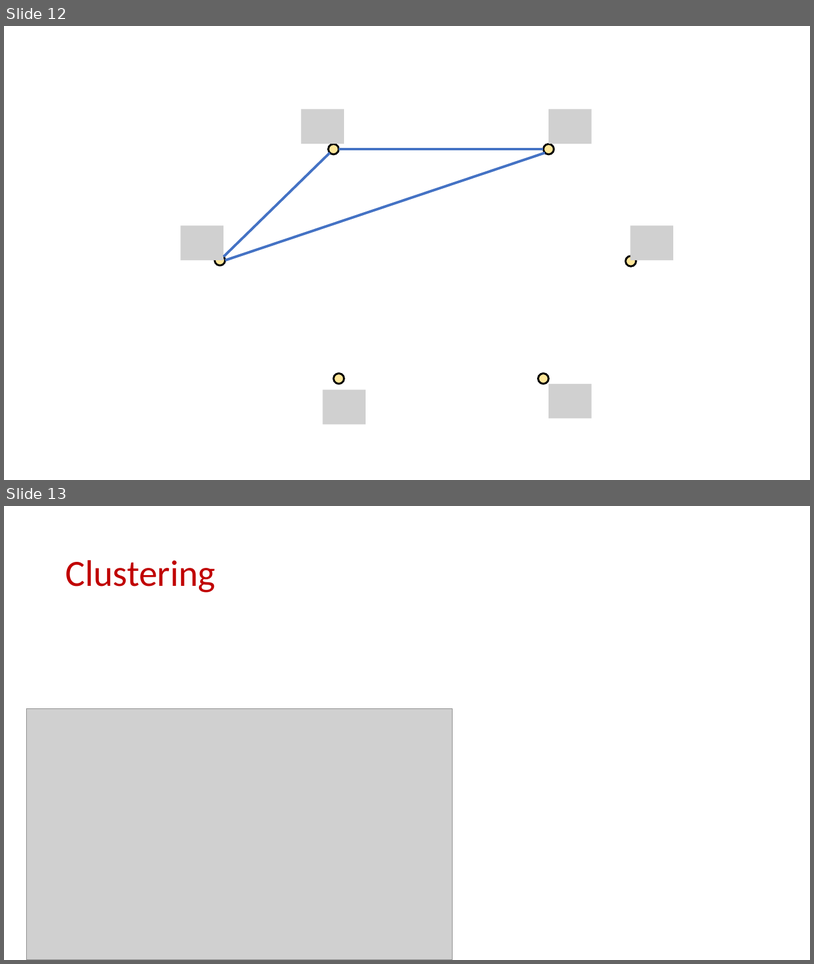
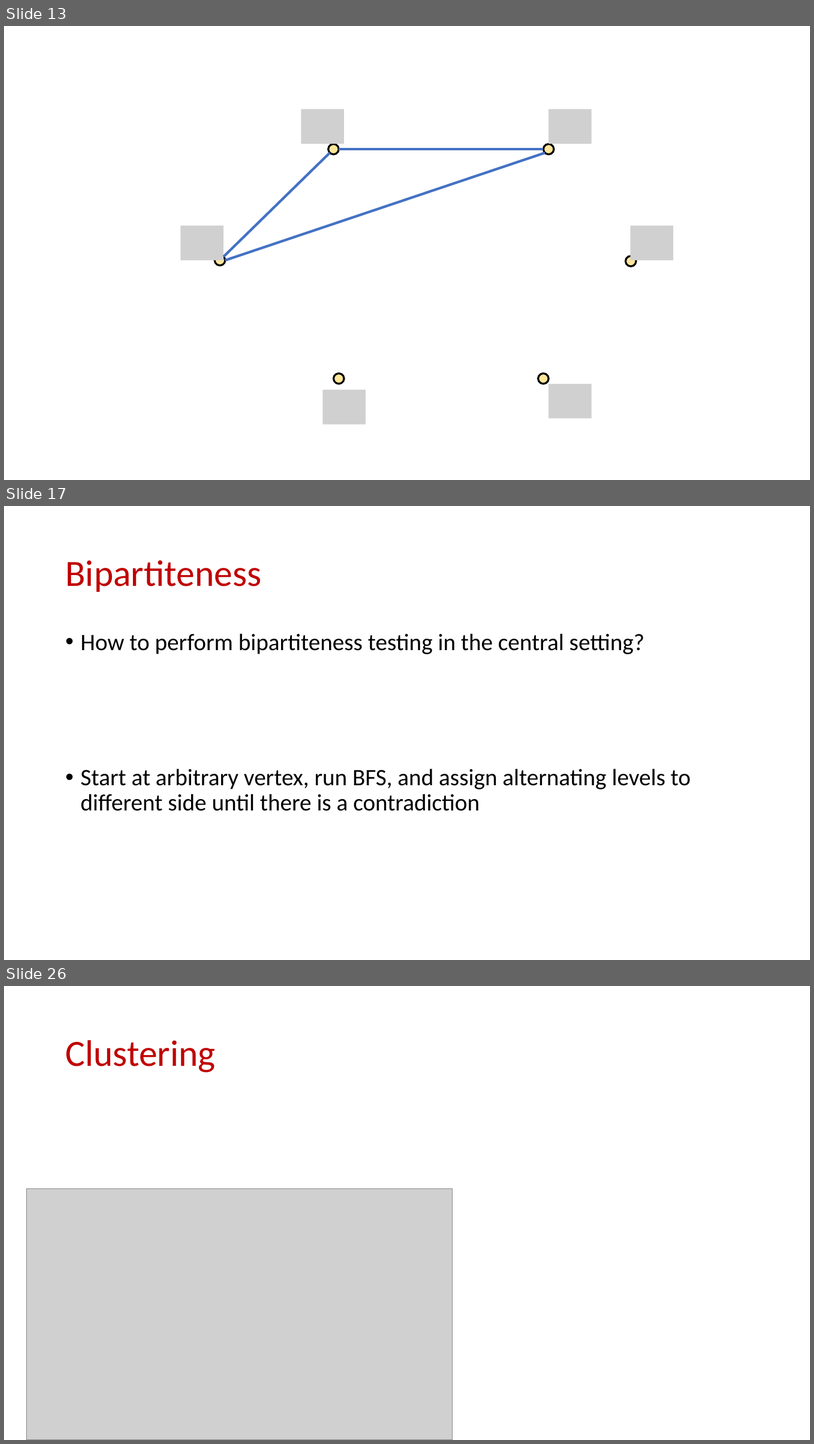
Before and after one commit to samsonzhou/samsonzhou.github.io, a slide deck: CSCE689-23/L21.pptx. Shown one above the other, each under a label of ours: slides 12 and 13 before the commit, slides 13, 17 and 26 after it; the slides between them are not shown. The pictures are 814x964 and 814x1444 pixels, drawn with LibreOffice and Linux fonts; fonts in the diff are those of the drawing; grey boxes stand for pictures. Boxes give left, top, right and bottom in pixels: in the first picture for what was removed or moved away, otherwise in the second. Text is boxed around its words. In the diff, an @@ line names an element or a change of style, - is before the commit and + after.

```diff
--- a/CSCE689-23/L21.pptx
+++ b/CSCE689-23/L21.pptx
@@ slide 17 added at (4,506,810,960), background #FFFFFF @@
@@ title added at (65,560,261,592), 44 pt, text #C00000 @@
+Bipartiteness
@@ text added at (81,633,691,811), 28 pt, text #000000 @@
+• How to perform bipartiteness testing in the central setting?
+• Start at arbitrary vertex, run BFS, and assign alternating levels to different side until there is a contradiction
@@ what was slide 12 is now slide 13 @@
@@ what was slide 13 is now slide 26 @@
```
Also in this commit, not shown: 19 other slides added, 1 slide removed, 1 other file.
